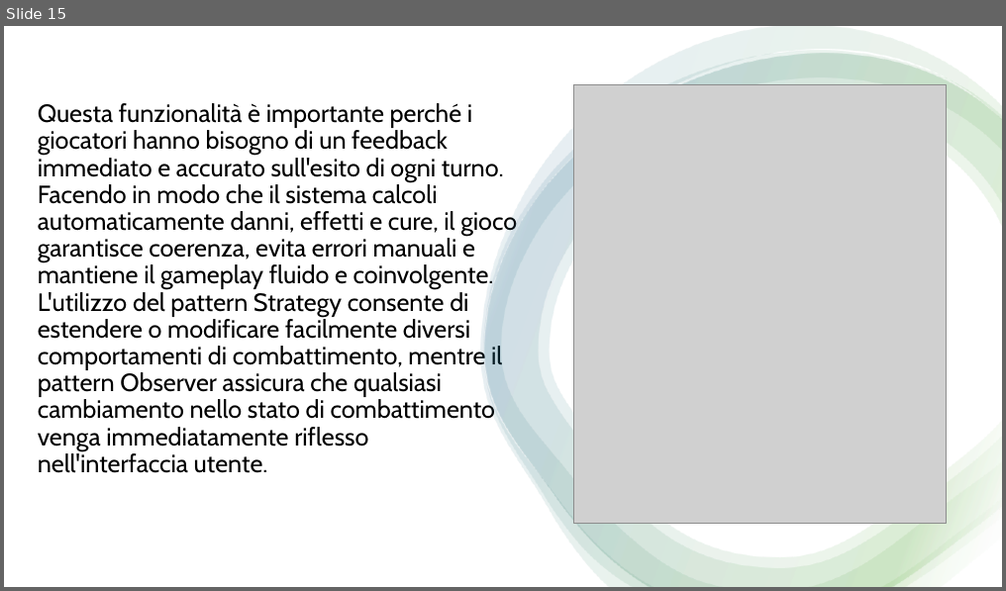
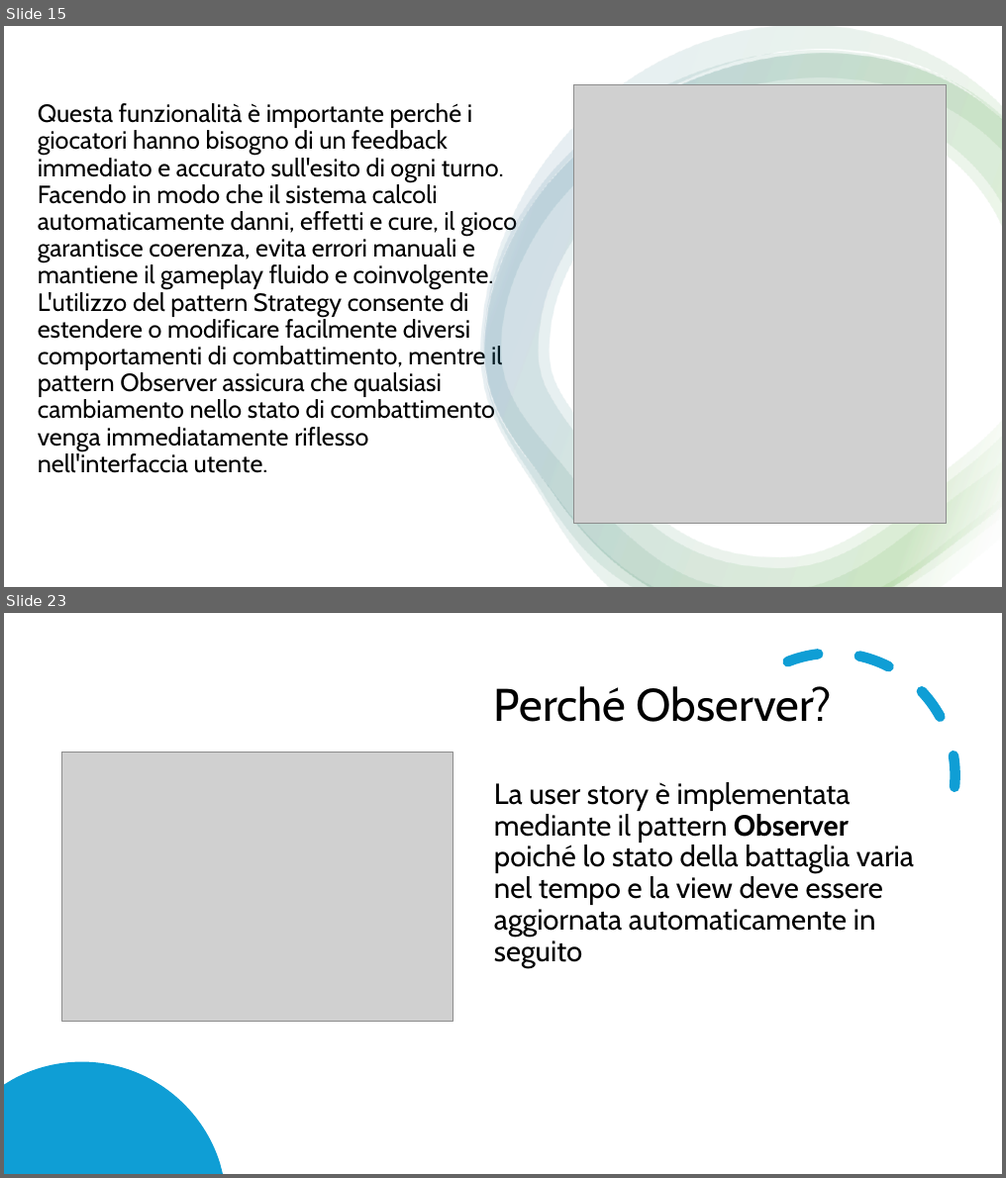
Before and after one commit to samMM-cs/iss-team2, a slide deck: Revisione1 .pptx. Shown one above the other, each under a label of ours: slide 15 before the commit, slides 15 and 23 after it; the slides between them are not shown. The pictures are 1006x591 and 1006x1178 pixels, drawn with LibreOffice and Linux fonts; fonts in the diff are those of the drawing; grey boxes stand for pictures. Boxes give left, top, right and bottom in pixels: in the first picture for what was removed or moved away, otherwise in the second. Text is boxed around its words. In the diff, an @@ line names an element or a change of style, - is before the commit and + after.

```diff
--- a/Revisione1 .pptx
+++ b/Revisione1 .pptx
@@ slide 23 added at [4,613,1002,1174], background #FFFFFF @@
@@ arc (boxed as its full ellipse) added at [671,614,995,938], outline #0F9ED5 10 pt dashed @@
@@ title added at [494,686,832,722], 44 pt, text #000000 @@
+Perché Observer?
@@ picture added at [61,753,452,1021] @@
@@ text added at [494,782,914,968], 28 pt, text #000000 @@
+La user story è implementata mediante il pattern Observer poiché lo stato della battaglia varia nel tempo e la view deve essere aggiornata automaticamente in seguito
@@ freeform shape added at [4,1062,223,1174], fill #0F9ED5 @@
```
Also in this commit, not shown: 1 slide changed, 5 other slides added.
